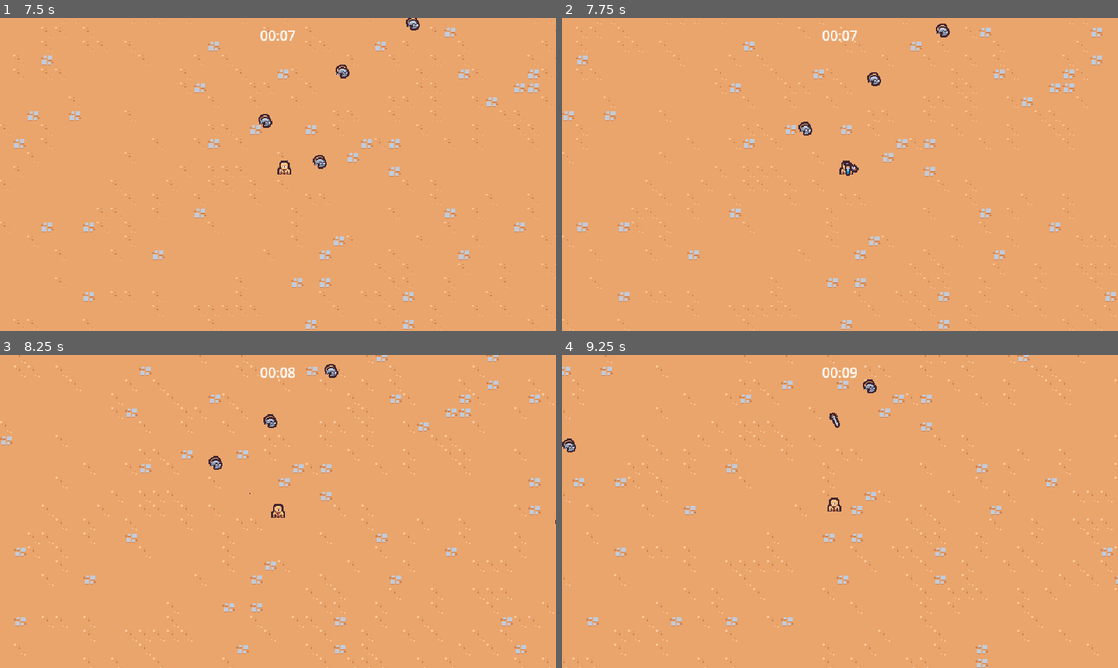
Above: before the commit, frames 1-4 (two rows, left to right).
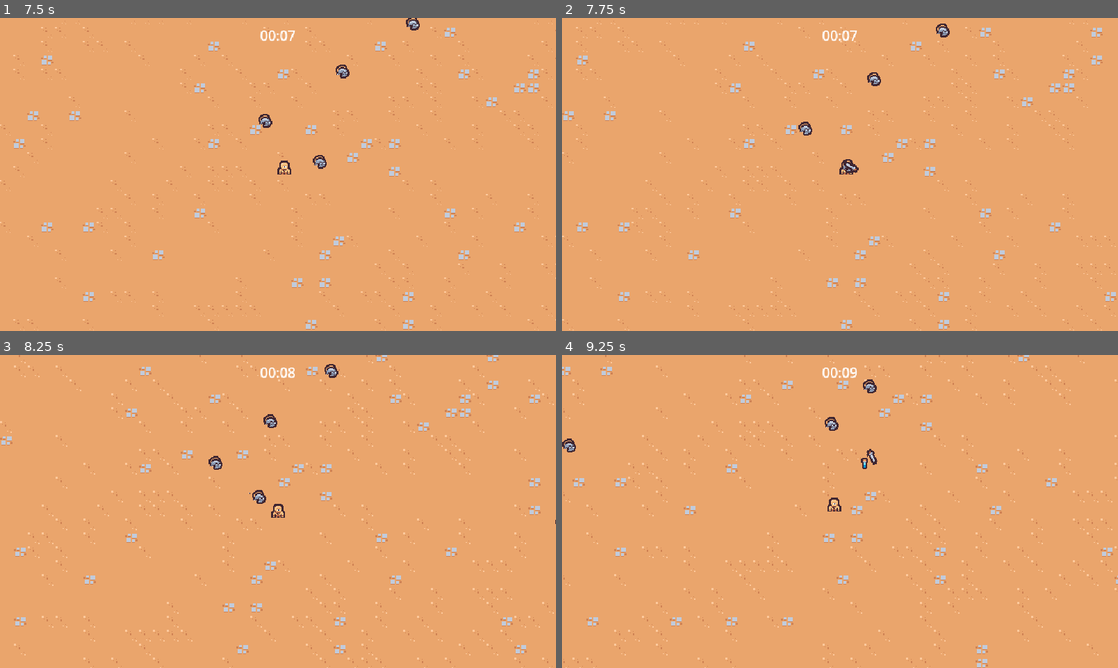
Above: after the commit, the same moments.

Repository: CullsGit/2dsurvivor
Game: Godot game, scene res://scenes/main/main.tscn
Two runs of this game, one before a commit and one after it. Both use one fixed random seed, a clock stepped at 60 frames per second and the inputs below.
Inputs:
- Up to frame 1 (7.5 s): hold D (move_right) 0.53-1.28 s; hold S (move_down) 1.28-2.03 s; hold D (move_right) 2.03-2.78 s; hold W (move_up) 2.78-3.53 s; hold A (move_left) 3.53-5.03 s; hold S (move_down) 5.03-5.78 s; hold D (move_right) 5.78-6.53 s; hold W (move_up) 6.53-7.28 s; hold D (move_right) from 7.28 s (still down)
- Up to frame 2 (7.75 s): keep holding D (move_right)
- Up to frame 3 (8.25 s): release D (move_right) at 8.03 s; hold S (move_down) from 8.03 s (still down)
- Up to frame 4 (9.25 s): release S (move_down) at 8.78 s; hold A (move_left) from 8.78 s (still down)

Frame 1 is identical in both runs. In frame 2, less than 0.1% of the frame differs, in the area x 50-53%, y 45-51%; in frame 3, less than 0.1%; in frame 4, 0.2%, in the area x 47-57%, y 18-37%.

Commit message:
add hitbox and hurtbox components for managing damage

Diff:
--- /dev/null
+++ b/scenes/ability/sword_ability/sword_ability.gd
@@ -0,0 +1,4 @@
+extends Node2D
+class_name SwordAbility
+
+@onready var hitbox_component: HitboxComponent = $HitboxComponent
--- a/scenes/ability/sword_ability/sword_ability.tscn
+++ b/scenes/ability/sword_ability/sword_ability.tscn
@@ -1,6 +1,8 @@
-[gd_scene load_steps=6 format=3 uid="uid://cwmb4yyb1484o"]
+[gd_scene load_steps=8 format=3 uid="uid://cwmb4yyb1484o"]
 
+[ext_resource type="Script" uid="uid://j5hynnfd3heu" path="res://scenes/ability/sword_ability/sword_ability.gd" id="1_t8g1f"]
 [ext_resource type="Texture2D" uid="uid://dxilu635g8pkn" path="res://scenes/ability/sword_ability/sword.png" id="1_upg5g"]
+[ext_resource type="PackedScene" uid="uid://crh55lkishbnp" path="res://scenes/component/hitbox_component.tscn" id="2_abpad"]
 
 [sub_resource type="Animation" id="Animation_abpad"]
 length = 0.001
@@ -31,7 +33,7 @@
 tracks/2/type = "value"
 tracks/2/imported = false
 tracks/2/enabled = true
-tracks/2/path = NodePath("Area2D/CollisionShape2D:disabled")
+tracks/2/path = NodePath("HitboxComponent/CollisionShape2D:disabled")
 tracks/2/interp = 1
 tracks/2/loop_wrap = true
 tracks/2/keys = {
@@ -86,7 +88,7 @@
 tracks/3/type = "value"
 tracks/3/imported = false
 tracks/3/enabled = true
-tracks/3/path = NodePath("Area2D/CollisionShape2D:disabled")
+tracks/3/path = NodePath("HitboxComponent/CollisionShape2D:disabled")
 tracks/3/interp = 1
 tracks/3/loop_wrap = true
 tracks/3/keys = {
@@ -102,10 +104,11 @@
 &"swing": SubResource("Animation_upg5g")
 }
 
-[sub_resource type="RectangleShape2D" id="RectangleShape2D_upg5g"]
+[sub_resource type="RectangleShape2D" id="RectangleShape2D_abpad"]
 size = Vector2(30, 30)
 
 [node name="SwordAbility" type="Node2D"]
+script = ExtResource("1_t8g1f")
 
 [node name="AnimationPlayer" type="AnimationPlayer" parent="."]
 libraries = {
@@ -117,11 +120,9 @@
 texture = ExtResource("1_upg5g")
 offset = Vector2(0, -4)
 
-[node name="Area2D" type="Area2D" parent="."]
-collision_layer = 4
-collision_mask = 0
+[node name="HitboxComponent" parent="." instance=ExtResource("2_abpad")]
 
-[node name="CollisionShape2D" type="CollisionShape2D" parent="Area2D"]
+[node name="CollisionShape2D" type="CollisionShape2D" parent="HitboxComponent"]
 position = Vector2(15, 0)
-shape = SubResource("RectangleShape2D_upg5g")
+shape = SubResource("RectangleShape2D_abpad")
 disabled = true
--- a/scenes/ability/sword_ability_controller/sword_ability_controller.gd
+++ b/scenes/ability/sword_ability_controller/sword_ability_controller.gd
@@ -3,6 +3,7 @@
 const MAX_RANGE = 150
 
 @export var sword_ability: PackedScene
+var damage = 5
 
 # Called when the node enters the scene tree for the first time.
 func _ready() -> void:
@@ -28,8 +29,9 @@
 		return a_distance < b_distance
 	)
 
-	var sword_instance = sword_ability.instantiate() as Node2D
+	var sword_instance = sword_ability.instantiate() as SwordAbility
 	player.get_parent().add_child(sword_instance)
+	sword_instance.hitbox_component.damage = damage
 	sword_instance.global_position = enemies[0].global_position
 	sword_instance.global_position += Vector2.RIGHT.rotated(randf_range(0, TAU)) * 4
 
--- /dev/null
+++ b/scenes/component/hitbox_component.gd
@@ -0,0 +1,4 @@
+extends Area2D
+class_name HitboxComponent
+
+var damage = 0
--- /dev/null
+++ b/scenes/component/hitbox_component.tscn
@@ -0,0 +1,8 @@
+[gd_scene load_steps=2 format=3 uid="uid://crh55lkishbnp"]
+
+[ext_resource type="Script" uid="uid://dj1c45cm0jjl1" path="res://scenes/component/hitbox_component.gd" id="1_ncncx"]
+
+[node name="HitboxComponent" type="Area2D"]
+collision_layer = 4
+collision_mask = 0
+script = ExtResource("1_ncncx")
--- /dev/null
+++ b/scenes/component/hurtbox_component.gd
@@ -0,0 +1,19 @@
+extends Area2D
+class_name HurtboxComponent
+
+@export var health_component: Node
+
+
+func _ready():
+	area_entered.connect(on_area_entered)
+
+
+func on_area_entered(other_area: Area2D):
+	if not other_area is HitboxComponent:
+		return
+
+	if health_component == null:
+		return
+
+	var hitbox_component = other_area as HitboxComponent
+	health_component.damage(hitbox_component.damage)
--- /dev/null
+++ b/scenes/component/hurtbox_component.tscn
@@ -0,0 +1,8 @@
+[gd_scene load_steps=2 format=3 uid="uid://dlvedi5h7quv7"]
+
+[ext_resource type="Script" uid="uid://ctmr8x5g02c3k" path="res://scenes/component/hurtbox_component.gd" id="1_f4yta"]
+
+[node name="HurtboxComponent" type="Area2D"]
+collision_layer = 0
+collision_mask = 4
+script = ExtResource("1_f4yta")
--- a/scenes/game_object/basic_enemy/basic_enemy.gd
+++ b/scenes/game_object/basic_enemy/basic_enemy.gd
@@ -3,12 +3,8 @@
 const MAX_SPEED = 40
 
 @onready var health_component: HealthComponent = $HealthComponent
-# Called when the node enters the scene tree for the first time.
-func _ready() -> void:
-	$Area2D.area_entered.connect(on_area_entered)
 
 
-# Called every frame. 'delta' is the elapsed time since the previous frame.
 func _process(delta: float) -> void:
 	var direction = get_direction_to_player()
 	velocity = direction * MAX_SPEED
@@ -20,7 +16,3 @@
 	if player_node != null:
 		return (player_node.global_position - global_position).normalized()
 	return Vector2.ZERO
-
-
-func on_area_entered(other_area: Area2D):
-	health_component.damage(100)
--- a/scenes/game_object/basic_enemy/basic_enemy.tscn
+++ b/scenes/game_object/basic_enemy/basic_enemy.tscn
@@ -1,11 +1,12 @@
-[gd_scene load_steps=7 format=3 uid="uid://bckqmodbec1rq"]
+[gd_scene load_steps=8 format=3 uid="uid://bckqmodbec1rq"]
 
 [ext_resource type="Texture2D" uid="uid://ba4158uvp2usg" path="res://scenes/game_object/basic_enemy/basic_enemy.png" id="1_fng3e"]
 [ext_resource type="Script" uid="uid://by0jsdm1grdpw" path="res://scenes/game_object/basic_enemy/basic_enemy.gd" id="1_gxg7h"]
 [ext_resource type="PackedScene" uid="uid://bg7gs4wsbt654" path="res://scenes/component/health_component.tscn" id="2_isd1k"]
 [ext_resource type="PackedScene" uid="uid://dqjhwh674kf26" path="res://scenes/component/vial_drop_component.tscn" id="3_pcrk2"]
+[ext_resource type="PackedScene" uid="uid://dlvedi5h7quv7" path="res://scenes/component/hurtbox_component.tscn" id="4_elloc"]
 
-[sub_resource type="CircleShape2D" id="CircleShape2D_xrbw7"]
+[sub_resource type="CircleShape2D" id="CircleShape2D_elloc"]
 radius = 12.0
 
 [sub_resource type="CircleShape2D" id="CircleShape2D_gxg7h"]
@@ -22,13 +23,12 @@
 [node name="VialDropComponent" parent="." node_paths=PackedStringArray("health_component") instance=ExtResource("3_pcrk2")]
 health_component = NodePath("../HealthComponent")
 
-[node name="Area2D" type="Area2D" parent="."]
-collision_layer = 0
-collision_mask = 4
+[node name="HurtboxComponent" parent="." node_paths=PackedStringArray("health_component") instance=ExtResource("4_elloc")]
+health_component = NodePath("../HealthComponent")
 
-[node name="CollisionShape2D" type="CollisionShape2D" parent="Area2D"]
+[node name="CollisionShape2D" type="CollisionShape2D" parent="HurtboxComponent"]
 position = Vector2(0, -5)
-shape = SubResource("CircleShape2D_xrbw7")
+shape = SubResource("CircleShape2D_elloc")
 
 [node name="Sprite2D" type="Sprite2D" parent="."]
 texture = ExtResource("1_fng3e")
Not shown, added: scenes/ability/sword_ability/sword_ability.gd.uid
Not shown, added: scenes/component/hitbox_component.gd.uid
Not shown, added: scenes/component/hurtbox_component.gd.uid
